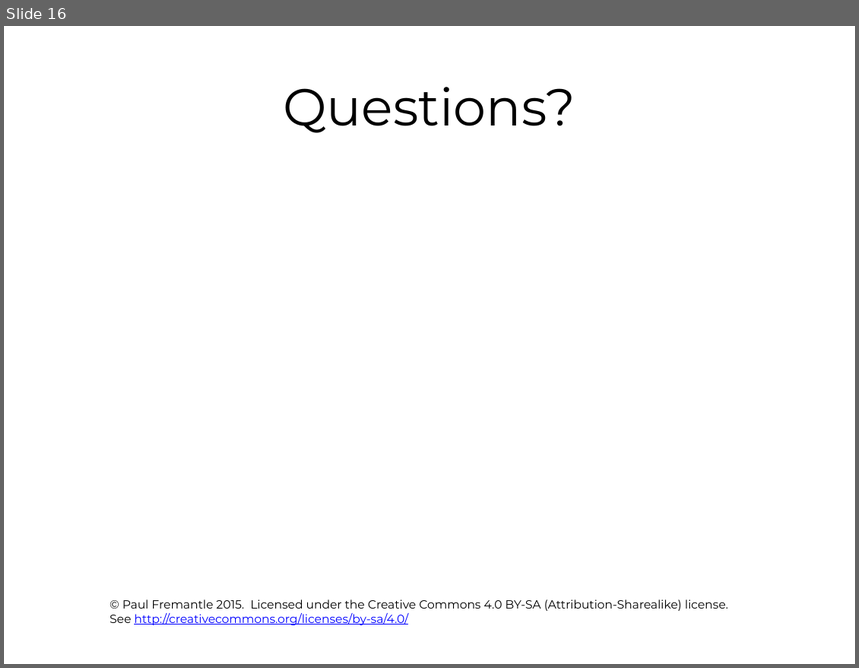
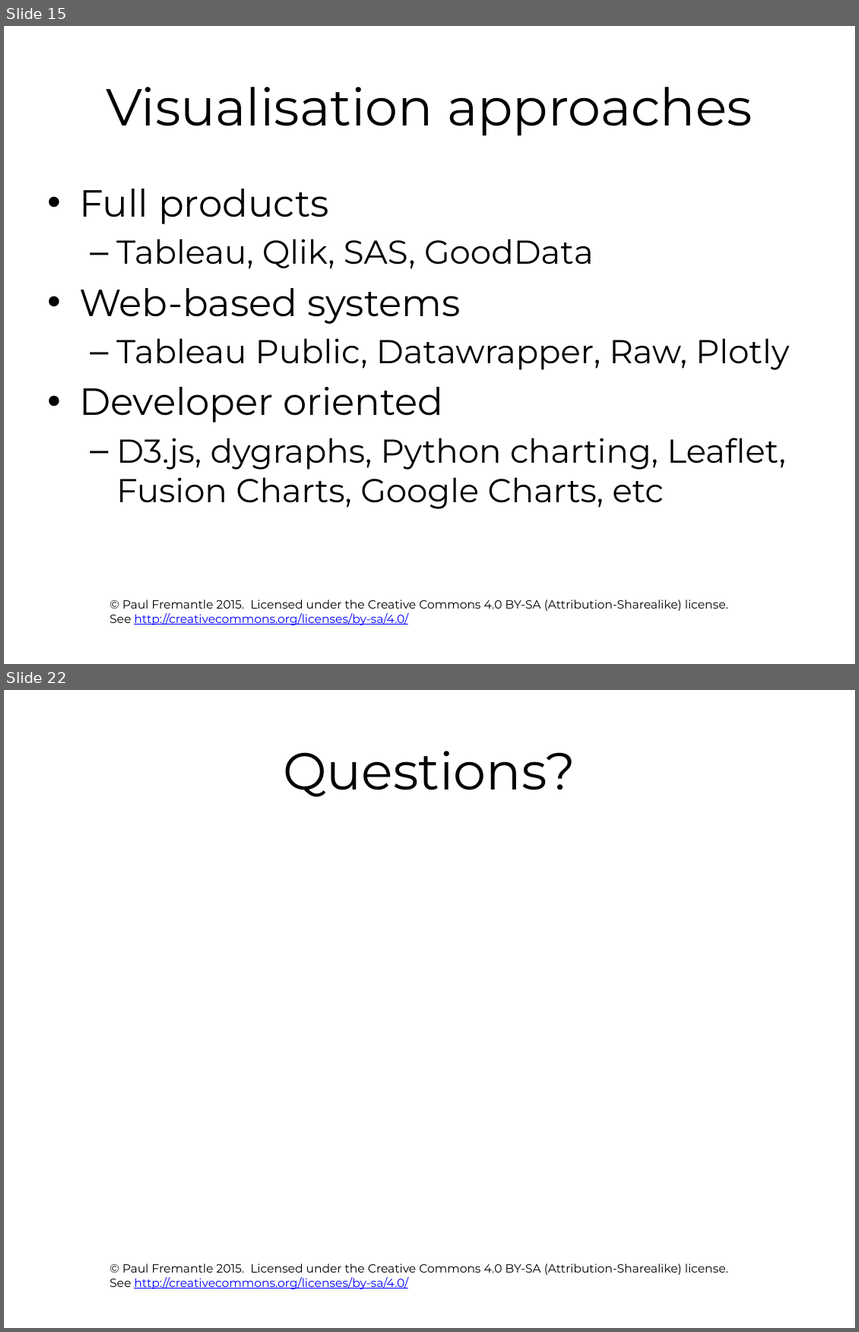
Before and after one commit to pzfreo/ox-clo, a slide deck: pres-source/12-big-data-recap.pptx. Shown one above the other, each under a label of ours: slide 16 before the commit, slides 15 and 22 after it; the slides between them are not shown. The pictures are 859x668 and 859x1332 pixels, drawn with LibreOffice and Linux fonts; fonts in the diff are those of the drawing; background and template pictures are left out. Boxes give left, top, right and bottom in pixels: in the first picture for what was removed or moved away, otherwise in the second. Text is boxed around its words. In the diff, an @@ line names an element or a change of style, - is before the commit and + after.

```diff
--- a/pres-source/12-big-data-recap.pptx
+++ b/pres-source/12-big-data-recap.pptx
@@ slide 15 added at (4,26,855,664), background #FFFFFF; not listed: 1 template element that a slide beside it also shows @@
@@ title added at (106,87,753,136), 44 pt, text #000000 @@
+Visualisation approaches
@@ text added at (79,189,789,509), 28 pt, text #000000 @@
+• Full products
+  – Tableau, Qlik, SAS, GoodData
+• Web-based systems
+  – Tableau Public, Datawrapper, Raw, Plotly
+• Developer oriented
+  – D3.js, dygraphs, Python charting, Leaflet, Fusion Charts, Google Charts, etc
@@ what was slide 16 is now slide 22 @@
```
Also in this commit, not shown: 7 slides changed, 13 other slides added, 8 slides removed.
